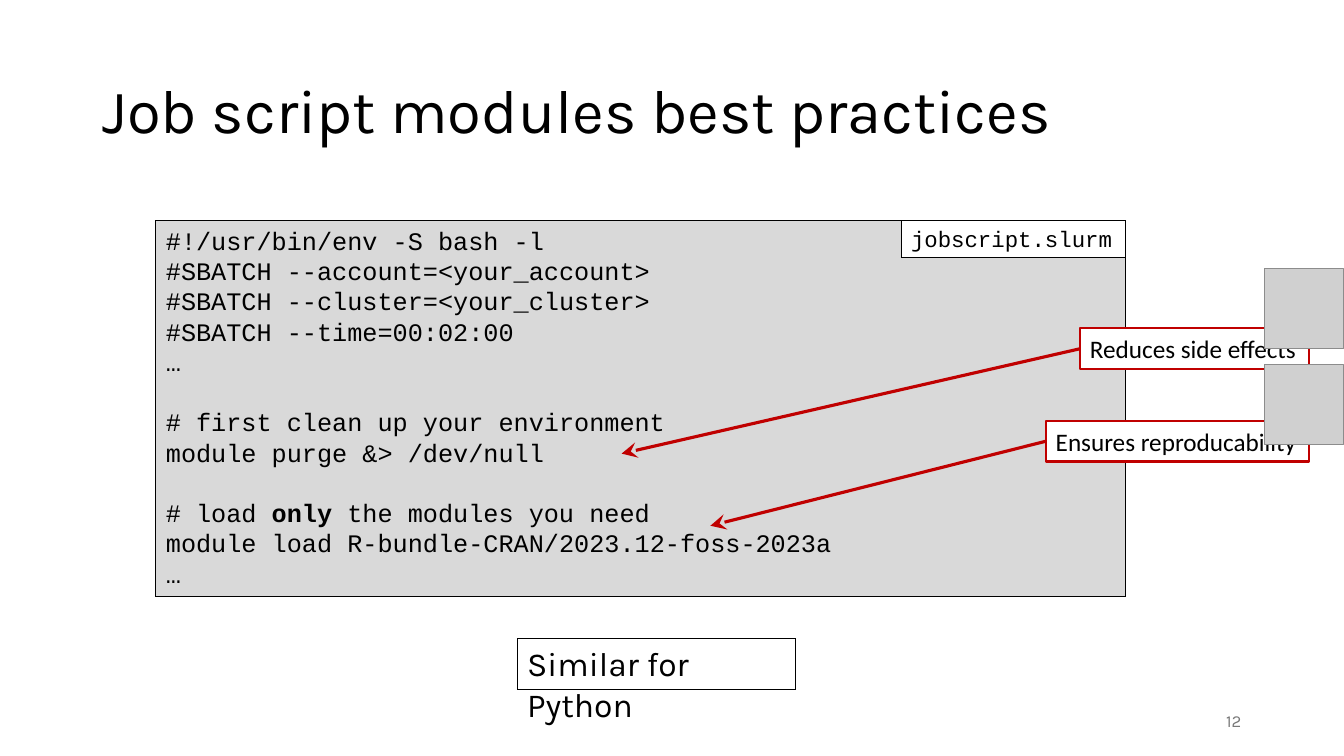
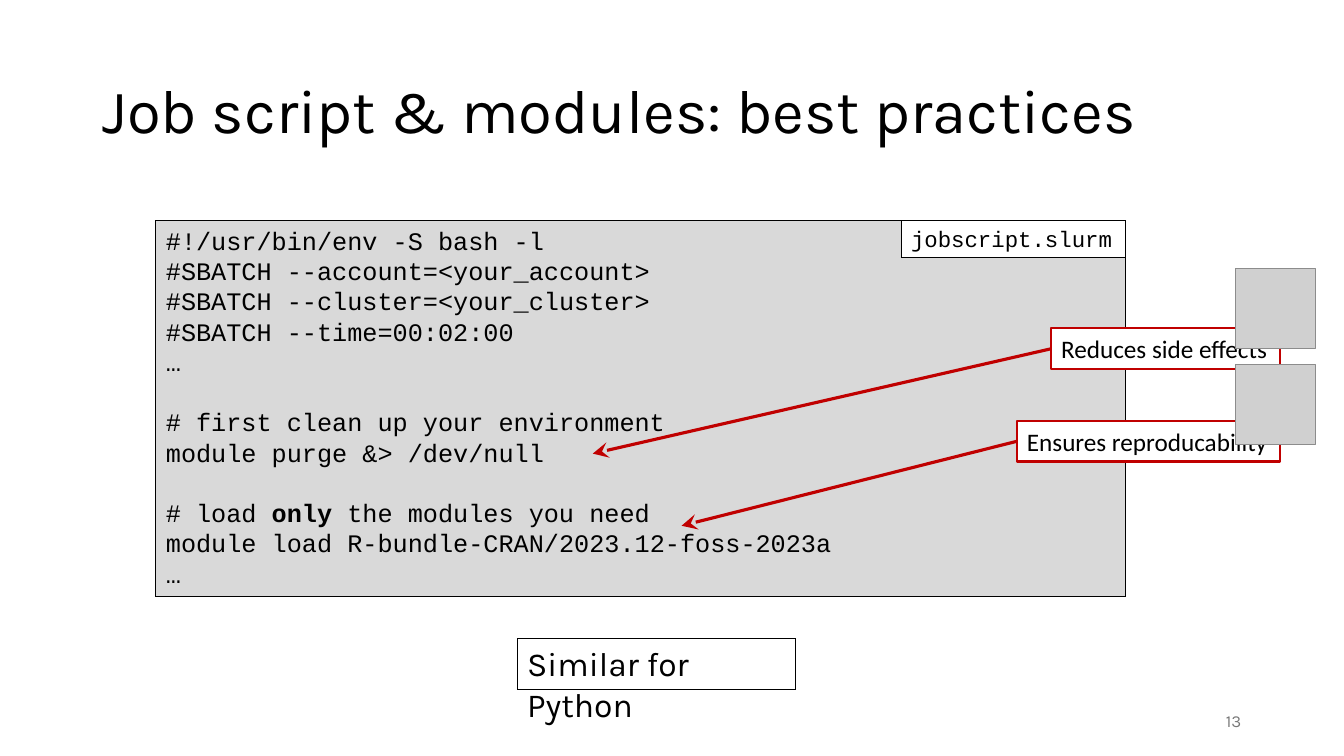
Before and after one commit to gjbex/Best-practices-for-data-science-on-HPC, a slide deck: slide 13 of best_practices_for_data_science_on_hpc.pptx (slide 12 before the commit). Drawn at 1344x756 pixels with LibreOffice and Linux fonts; fonts in the diff are those of the drawing; grey boxes stand for pictures. Boxes give left, top, right and bottom in pixels: in the first picture for what was removed or moved away, otherwise in the second. Text is boxed around its words. In the diff, an @@ line names an element or a change of style, - is before the commit and + after.

Commit message:
Add slide on GUI versus script

```diff
--- a/best_practices_for_data_science_on_hpc.pptx
+++ b/best_practices_for_data_science_on_hpc.pptx
@@ title at [102,90,1135,148]: text changed @@
-Job script modules best practices
+Job script & modules: best practices
@@ 2 pictures, 2 rectangles, 2 arrows: place and size @@
-2 pictures, 2 rectangles, 2 arrows at [622,269,1344,526]
+2 pictures, 2 rectangles, 2 arrows at [593,269,1316,526]
@@ page number at [1226,716,1241,727]: text changed @@
-12
+13
```
Also in this commit, not shown: 1 slide added.
